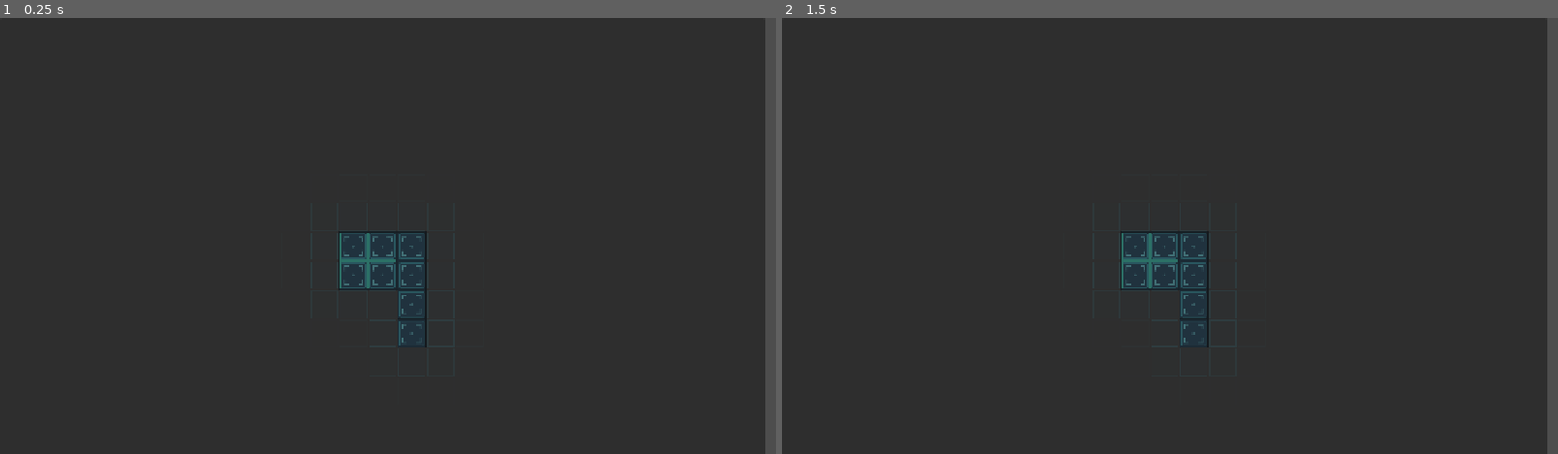
Above: before the commit, frames 1-2 (left to right).
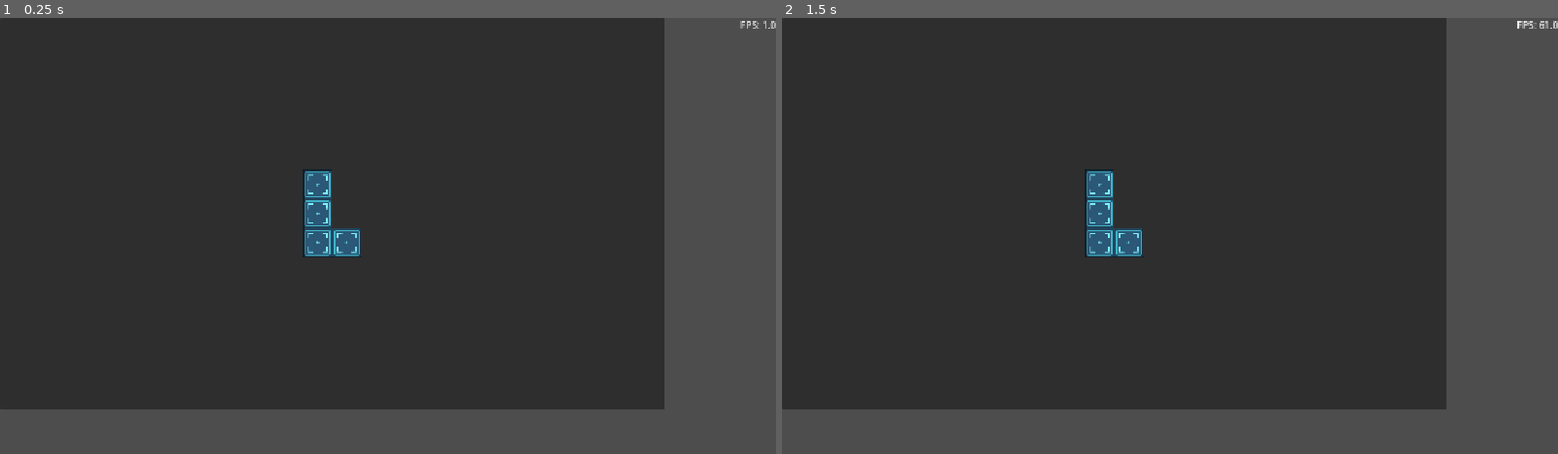
Above: after the commit, the same moments.

Repository: nekronomekron/cherenkov
Game: Godot game, scene res://src/core/scenes/main_game/main_game.tscn
Two runs of this game, one before a commit and one after it. Both use one fixed random seed, a clock stepped at 60 frames per second and the inputs below.
Inputs:
- Up to frame 1 (0.25 s): no input
- Up to frame 2 (1.5 s): tap Enter at 0.5 s

The runs differ from the first frame. In frame 1, 23% of the frame differs, in the area x 0-100%, y 0-100%; in frame 2, 23%.

Commit message:
Refactored ship builder

Diff:
--- a/project.godot
+++ b/project.godot
@@ -13,6 +13,7 @@
 config/name="Cherenkov"
 run/main_scene="uid://cd8eoqjmwlv0t"
 config/features=PackedStringArray("4.6", "GL Compatibility")
+run/max_fps=300
 config/icon="res://icon.svg"
 
 [display]
--- /dev/null
+++ b/src/core/scenes/base_scene.gd
@@ -0,0 +1,3 @@
+@abstract
+class_name BaseScene
+extends Node
--- a/src/core/scenes/main_game/main_game.gd
+++ b/src/core/scenes/main_game/main_game.gd
@@ -1,11 +1,11 @@
 class_name MainGame
 extends Node
 
-const SHIP_BUILDER: String = "uid://bksqgvr5a3rn6"
+const SHIP_BUILDER: String = "uid://d3pr3lkswe1u7"
 
 @onready var levelRoot: Node2D = %LevelRoot
 
-var _current_screen: ScreenBase = null
+var _current_screen: BaseScene = null
 
 # Called when the node enters the scene tree for the first time.
 func _ready() -> void:
@@ -14,13 +14,6 @@
 # Called every frame. 'delta' is the elapsed time since the previous frame.
 func _process(delta: float) -> void:
 	pass
-
-func _get_test_ship() -> Ship:
-	var ship = Ship.new()
-	ship.add_module("core_module", [Vector2i(0, 0), Vector2i(1, 0), Vector2i(0, 1), Vector2i(1, 1)], true)
-	ship.add_module("core_module", [Vector2i(2, 0), Vector2i(2, 1), Vector2i(2, 2), Vector2i(2, 3)], false)
-
-	return ship
 
 func load_screen(screen_uid: String) -> void:
 	_load_screen.call_deferred(screen_uid)
@@ -38,7 +31,7 @@
 		push_error("Could not load screen as PackedScene: " + screen_uid)
 		return
 
-	_current_screen = new_screen_packed.instantiate() as ScreenBase
+	_current_screen = new_screen_packed.instantiate() as BaseScene
 	if _current_screen == null:
 		push_error("Loaded screen is not of type ScreenBase or does not exist")
 		return
@@ -47,4 +40,6 @@
 
 	await get_tree().process_frame
 
-	_current_screen.setup(_get_test_ship())
+	if _current_screen is ShipScene:
+		# _current_screen.setup(_get_test_ship())
+		pass
--- a/src/core/scenes/main_game/main_game.tscn
+++ b/src/core/scenes/main_game/main_game.tscn
@@ -1,6 +1,7 @@
 [gd_scene format=3 uid="uid://cd8eoqjmwlv0t"]
 
 [ext_resource type="Script" uid="uid://gckm3qa22fyo" path="res://src/core/scenes/main_game/main_game.gd" id="1_fjgca"]
+[ext_resource type="PackedScene" uid="uid://cb2o708lwnvus" path="res://src/debug/debug_ui/fps_label.tscn" id="2_5uwrn"]
 
 [node name="MainGame" type="Node" unique_id=769294257]
 script = ExtResource("1_fjgca")
@@ -11,3 +12,25 @@
 
 [node name="LevelRoot" type="Node2D" parent="World" unique_id=423245191]
 unique_name_in_owner = true
+
+[node name="Debug" type="Node" parent="." unique_id=479448717]
+
+[node name="DebugUILayer" type="Control" parent="Debug" unique_id=783072023]
+layout_mode = 3
+anchors_preset = 15
+anchor_right = 1.0
+anchor_bottom = 1.0
+grow_horizontal = 2
+grow_vertical = 2
+
+[node name="VBoxContainer" type="VBoxContainer" parent="Debug/DebugUILayer" unique_id=1165394859]
+layout_mode = 1
+anchors_preset = 15
+anchor_right = 1.0
+anchor_bottom = 1.0
+grow_horizontal = 2
+grow_vertical = 2
+
+[node name="FpsLabel" parent="Debug/DebugUILayer/VBoxContainer" unique_id=2099871519 instance=ExtResource("2_5uwrn")]
+layout_mode = 2
+horizontal_alignment = 2
--- a/src/core/screen_base.gd
+++ b/src/core/scenes/ship_scene.gd
@@ -1,5 +1,5 @@
 @abstract
-class_name ScreenBase
-extends Node2D
+class_name ShipScene
+extends BaseScene
 
 @abstract func setup(ship: Ship) -> void
--- /dev/null
+++ b/src/debug/debug_ui/fps_label.gd
@@ -0,0 +1,5 @@
+extends Label
+
+# Called every frame. 'delta' is the elapsed time since the previous frame.
+func _process(delta: float) -> void:
+	text = "FPS: %s" % Engine.get_frames_per_second()
--- /dev/null
+++ b/src/debug/debug_ui/fps_label.tscn
@@ -0,0 +1,6 @@
+[gd_scene format=3 uid="uid://cb2o708lwnvus"]
+
+[ext_resource type="Script" uid="uid://bs1itv8w2mthh" path="res://src/debug/debug_ui/fps_label.gd" id="1_g1il8"]
+
+[node name="FpsLabel" type="Label" unique_id=2099871519]
+script = ExtResource("1_g1il8")
--- /dev/null
+++ b/src/gameplay/game_elements/ship_builder/ship_builder.gd
@@ -0,0 +1,144 @@
+extends Control
+
+@export_group("Ship Resources")
+@export var ship_types: Array[ShipResource] = []
+
+@export_group("Grid Settings")
+@export var grid_rows: int = 40
+@export var grid_cols: int = 40
+
+@export var cell_size: int = 48
+
+@export var grid_color := Color(0.32, 0.86, 1.0, 0.34)
+@export var module_border := Color(0.55, 0.85, 1.0, 0.85)
+@export var module_border_locked := Color(0.30, 0.97, 0.85, 0.95)
+
+@export_group("Zoom & Pan")
+@export var zoom_min: float = 0.45
+@export var zoom_max: float = 2.5
+
+@export var pan_pad: float = 70.0
+
+@export var pan: Vector2 = Vector2.ZERO:
+	get:
+		return pan
+	set(value):
+		pan = value
+
+@export var zoom: float = 1.0:
+	get:
+		return zoom
+	set(value):
+		zoom = value
+
+@onready var _view_root: Node2D = %ViewRoot
+@onready var _tiles_root: Node2D = %TilesRoot
+
+var _view_initialized := false
+
+var _ship_type: String
+var _modules: Array[ShipModule] = []
+
+# Called when the node enters the scene tree for the first time.
+func _ready() -> void:
+	_refresh()
+
+# Called every frame. 'delta' is the elapsed time since the previous frame.
+func _process(_delta: float) -> void:
+	pass
+
+func _on_resized() -> void:
+	if not _view_initialized:
+		_ensure_view()
+	else:
+		_clamp_pan()
+	_update_view()
+
+func _storage_bbox() -> Rect2:
+	if _modules.is_empty():
+		return Rect2(0, 0, cell_size, cell_size)
+
+	var min_x := 1.0e20
+	var min_y := 1.0e20
+	var max_x := -1.0e20
+	var max_y := -1.0e20
+	for module in _modules:
+		for cell in module.cells:
+			min_x = min(min_x, cell.x)
+			min_y = min(min_y, cell.y)
+			max_x = max(max_x, cell.x + 1)
+			max_y = max(max_y, cell.y + 1)
+
+	return Rect2(min_x * cell_size, min_y * cell_size, (max_x - min_x) * cell_size, (max_y - min_y) * cell_size)
+
+func _ensure_view() -> void:
+	if _view_initialized or size.x <= 0.0:
+		return
+
+	var bb := _storage_bbox()
+	var center_world := bb.position + bb.size / 2.0
+
+	pan = size / 2.0 - center_world * zoom
+	_view_initialized = true
+
+func _update_view() -> void:
+	if _view_root != null:
+		_view_root.position = pan
+		_view_root.scale = Vector2(zoom, zoom)
+
+func _clamp_pan() -> void:
+	if size.x <= 0.0 or size.y <= 0.0:
+		return
+
+	var bb := _storage_bbox()
+	var center_world := bb.position + bb.size / 2.0
+	var center_screen := center_world * zoom + pan
+
+	var clamped := Vector2(
+		clampf(center_screen.x, pan_pad, max(pan_pad, size.x - pan_pad)),
+		clampf(center_screen.y, pan_pad, max(pan_pad, size.y - pan_pad)))
+
+	pan += clamped - center_screen
+
+func _get_module_resource_for_type(module_type: String) -> ModuleResource:
+	for ship_type in ship_types:
+		if ship_type.type_name != _ship_type:
+			continue
+
+		for module_resource in ship_type.modules:
+			if module_resource.type_name == module_type:
+				return module_resource
+
+	return null
+
+func _refresh() -> void:
+	if _tiles_root == null || _ship_type == null:
+		return
+
+	for child in _tiles_root.get_children():
+		_tiles_root.remove_child(child)
+		child.queue_free()
+
+	for module in _modules:
+		var module_resource = _get_module_resource_for_type(module.type)
+
+		if module_resource == null:
+			continue
+
+		var texture = module_resource.sprite_frames.get_frame_texture("default", 0)
+		var frame_size = texture.get_size()
+		var cell_scaling = Vector2(cell_size / frame_size.x, cell_size / frame_size.y)
+
+		for cell in module.cells:
+			var sprite = AnimatedSprite2D.new()
+			sprite.sprite_frames = module_resource.sprite_frames
+			sprite.play("default")
+			sprite.scale = cell_scaling
+			sprite.position = Vector2(cell.x * cell_size + cell_size / 2.0, cell.y * cell_size + cell_size / 2.0)
+			_tiles_root.add_child(sprite)
+
+func load_from_ship(ship: Ship) -> void:
+	_ship_type = ship.type
+	_modules = ship.get_modules().duplicate()
+
+	_refresh()
--- /dev/null
+++ b/src/gameplay/game_elements/ship_builder/ship_builder.tscn
@@ -0,0 +1,19 @@
+[gd_scene format=3 uid="uid://cpauorwl6775a"]
+
+[ext_resource type="Script" uid="uid://bqa6ugftdupfx" path="res://src/gameplay/game_elements/ship_builder/ship_builder.gd" id="1_bpk40"]
+[ext_resource type="Script" uid="uid://d82cwuxd4vgv" path="res://src/gameplay/game_objects/ship/resource_definitions/ship_resource.gd" id="2_4v73r"]
+[ext_resource type="Resource" uid="uid://bfikfl4gpmhti" path="res://src/resources/ship/basic_ship.tres" id="3_kl4t7"]
+
+[node name="ShipBuilder" type="Control" unique_id=1027819025]
+layout_mode = 3
+anchors_preset = 0
+script = ExtResource("1_bpk40")
+ship_types = Array[ExtResource("2_4v73r")]([ExtResource("3_kl4t7")])
+
+[node name="ViewRoot" type="Node2D" parent="." unique_id=768155031]
+unique_name_in_owner = true
+
+[node name="TilesRoot" type="Node2D" parent="ViewRoot" unique_id=1309965318]
+unique_name_in_owner = true
+
+[connection signal="resized" from="." to="." method="_on_resized"]
--- a/src/gameplay/game_objects/ship/module_resource.gd
+++ b/src/gameplay/game_objects/ship/resource_definitions/module_resource.gd
@@ -3,4 +3,4 @@
 
 @export var type_name: String
 
-@export var texture: Texture
+@export var sprite_frames: SpriteFrames
--- /dev/null
+++ b/src/gameplay/game_objects/ship/resource_definitions/ship_resource.gd
@@ -0,0 +1,6 @@
+class_name ShipResource
+extends Resource
+
+@export var type_name: String
+
+@export var modules: Array[ModuleResource] = []
--- a/src/gameplay/game_objects/ship/ship.gd
+++ b/src/gameplay/game_objects/ship/ship.gd
@@ -1,13 +1,17 @@
 class_name Ship
 
-var _modules: Array = []
+var type: String
 
-func add_module(type: String, cells: Array[Vector2i], locked: bool) -> void:
-	_modules.append({
-		"type": type,
-		"cells": cells.duplicate(),
-		"locked": locked
-	})
+var _modules: Array[ShipModule] = []
+
+func add_module(type: String, cells: Array[Vector2i], is_core_module: bool) -> void:
+	var module: ShipModule = ShipModule.new()
+
+	module.is_core_module = is_core_module
+	module.cells = cells.duplicate()
+	module.type = type
+
+	_modules.append(module)
 
 func get_modules() -> Array:
 	return _modules
--- /dev/null
+++ b/src/gameplay/game_objects/ship/ship_module.gd
@@ -0,0 +1,7 @@
+class_name ShipModule
+
+var is_core_module: bool = false
+
+var cells: Array[Vector2i] = []
+
+var type: String
--- a/src/gameplay/screens/ship_builder/ship_builder.gd
+++ /dev/null
@@ -1,158 +0,0 @@
-extends ScreenBase
-
-@export_group("Ship Resources")
-@export var ship_modules: Array[ModuleResource] = []
-
-@export_group("Grid Settings")
-@export var grid_rows: int = 40
-@export var grid_cols: int = 40
-
-@export var cell_size: int = 48
-
-@export_group("Zoom & Pan")
-@export var zoom_min: float = 0.45
-@export var zoom_max: float = 2.5
-
-@export var pan_pad: float = 70.0
-
-@export var pan: Vector2 = Vector2.ZERO:
-	get:
-		return pan
-	set(value):
-		pan = value
-
-@export var zoom: float = 1.0:
-	get:
-		return zoom
-	set(value):
-		zoom = value
-
-var _view_initialized := false
-
-var _storage_cells := {}
-
-var _storage_pieces := []
-# Platzierte Items: { uid, data, origin: Vector2i, local_cells: Array[Vector2i], rot: int }
-var _items := []
-# Belegung der Zellen durch Items: Vector2i -> uid
-var _occupancy := {}
-
-# Vorschau waehrend Drag & Drop
-var _preview_cells := []
-var _preview_valid := false
-var _preview_active := false
-
-func setup(ship: Ship) -> void:
-	var origin := Vector2i(grid_cols / 2 - 1, grid_rows / 2 - 1)
-
-	for module in ship.get_modules():
-		var world_cell: Array = []
-		for cell in module.cells:
-			world_cell.append(origin + cell)
-
-		_add_module(module.type, world_cell, module.locked)
-
-	queue_redraw()
-
-func _add_module(type: String, cells: Array, locked: bool) -> void:
-	_storage_pieces.append({"type": type, "cells": cells.duplicate(), "locked": locked})
-	for cell in cells:
-		_storage_cells[cell] = true
-
-func _on_resized() -> void:
-	queue_redraw()
-
-func _modules_bbox() -> Rect2:
-	if _storage_cells.is_empty():
-		return Rect2(0, 0, cell_size, cell_size)
-	var min_x := 1.0e20
-	var min_y := 1.0e20
-	var max_x := -1.0e20
-	var max_y := -1.0e20
-	for cell in _storage_cells:
-		min_x = min(min_x, cell.x)
-		min_y = min(min_y, cell.y)
-		max_x = max(max_x, cell.x + 1)
-		max_y = max(max_y, cell.y + 1)
-	return Rect2(min_x * cell_size, min_y * cell_size, (max_x - min_x) * cell_size, (max_y - min_y) * cell_size)
-
-func in_bounds(c: Vector2i) -> bool:
-	return c.x >= 0 and c.y >= 0 and c.x < grid_cols and c.y < grid_rows
-
-func _ensure_view() -> void:
-	var canvas: Control = %Canvas
-
-	if _view_initialized or canvas.size.x <= 0.0:
-		return
-	var bb := _modules_bbox()
-	var center_world := bb.position + bb.size / 2.0
-	pan = canvas.size / 2.0 - center_world * zoom
-	_view_initialized = true
-
-func _compute_halo() -> Dictionary:
-	var halo := {}
-	for sc in _storage_cells:
-		for dy in range(-2, 3):
-			for dx in range(-2, 3):
-				if dx == 0 and dy == 0:
-					continue
-				var cell: Vector2i = sc + Vector2i(dx, dy)
-				if _storage_cells.has(cell) or not in_bounds(cell):
-					continue
-				var d := sqrt(float(dx * dx + dy * dy))
-				var a := clampf((2.3 - d) / 1.3, 0.0, 1.0) * 0.5
-				if a <= 0.01:
-					continue
-				halo[cell] = maxf(halo.get(cell, 0.0), a)
-	return halo
-
-func _cell_rect(cell: Vector2i, cs: float) -> Rect2:
-	return Rect2(Vector2(cell.x * cell_size, cell.y * cell_size) * zoom + pan, Vector2(cs, cs))
-
-func _resource_for_module_type(type: String) -> ModuleResource:
-	for module_resource in ship_modules:
-		if module_resource.type_name == type:
-			return module_resource
-
-	return null
-
-func _draw() -> void:
-	_ensure_view()
-
-	var zoomed_cell_size := cell_size * zoom
-
-	# Angedeutete freie Andock-Zellen rund um die Module (dezenter Geister-Slot).
-	var halo := _compute_halo()
-	for cell in halo:
-		var a: float = halo[cell]
-		var rect := _cell_rect(cell, zoomed_cell_size).grow(-2.0)
-		draw_rect(rect, Color(0.20, 0.55, 0.65, a * 0.10), true)
-		draw_rect(rect, Color(0.32, 0.82, 0.92, a * 0.5), false, maxf(1.0, zoom))
-
-	# Stauraum-Zellen (Tile-Textur).
-	for module in _storage_pieces:
-		var module_resource = _resource_for_module_type(module.type)
-
-		if module_resource == null:
-			continue
-
-		for cell in module.cells:
-			draw_texture_rect(module_resource.texture, _cell_rect(cell, zoomed_cell_size), false)
-
-	# Verankerten Start-Stauraum hervorheben.
-	for pc in _storage_pieces:
-		if pc.locked:
-			for cell in pc.cells:
-				var r := _cell_rect(cell, zoomed_cell_size)
-				draw_rect(Rect2(r.position + Vector2(2, 2), r.size - Vector2(4, 4)), Color(0.28, 0.95, 0.85), false, maxf(1.5, 2.0 * zoom))
-
-	# Platzierte Items (Sprite ueber die Bounding-Box, gedreht).
-	# for it in items:
-	# 	var top_left := Vector2(it.origin.x * CELL, it.origin.y * CELL) * zoom + pan
-	# 	ItemArt.draw_piece(self, ItemDB.Kind.ITEM, it.data.tex, it.data.cells, it.local_cells, top_left, cs, it.rot)
-
-	# Vorschau (gruen = moeglich, rot = nicht moeglich).
-	# if preview_active:
-	#	var col := Color(0.20, 0.90, 0.30, 0.45) if preview_valid else Color(0.95, 0.20, 0.20, 0.45)
-	#	for wc in preview_cells:
-	#		draw_rect(_cell_rect(wc, cs), col, true)
--- a/src/gameplay/screens/ship_builder/ship_builder.tscn
+++ /dev/null
@@ -1,17 +0,0 @@
-[gd_scene format=3 uid="uid://bksqgvr5a3rn6"]
-
-[ext_resource type="Script" uid="uid://b0421ofinh8d8" path="res://src/gameplay/screens/ship_builder/ship_builder.gd" id="1_8b3tn"]
-[ext_resource type="Script" uid="uid://fbfvu6ure44" path="res://src/gameplay/game_objects/ship/module_resource.gd" id="2_a06mv"]
-[ext_resource type="Resource" uid="uid://86x6y4t4wf28" path="res://src/resources/ship/modules/core_module.tres" id="3_r381k"]
-
-[node name="ShipBuilder" type="Node2D" unique_id=1761826666]
-script = ExtResource("1_8b3tn")
-ship_modules = Array[ExtResource("2_a06mv")]([ExtResource("3_r381k")])
-
-[node name="PanelContainer" type="PanelContainer" parent="." unique_id=532390568]
-offset_right = 1262.0
-offset_bottom = 898.0
-
-[node name="Canvas" type="Control" parent="PanelContainer" unique_id=1075462179]
-unique_name_in_owner = true
-layout_mode = 2
--- /dev/null
+++ b/src/gameplay/screens/ship_builder/shipbuilder_test.gd
@@ -0,0 +1,19 @@
+extends BaseScene
+
+@onready var ship_builder = $PanelContainer/ShipBuilder
+
+# Called when the node enters the scene tree for the first time.
+func _ready() -> void:
+	var ship = Ship.new()
+	ship.type = "basic"
+
+	ship.add_module("core_module", [Vector2i(0, 0)], false)
+	ship.add_module("core_module", [Vector2i(0, 1)], false)
+	ship.add_module("core_module", [Vector2i(0, 2)], false)
+	ship.add_module("core_module", [Vector2i(1, 2)], false)
+
+	ship_builder.load_from_ship(ship)
+
+# Called every frame. 'delta' is the elapsed time since the previous frame.
+func _process(delta: float) -> void:
+	pass
--- /dev/null
+++ b/src/gameplay/screens/ship_builder/shipbuilder_test.tscn
@@ -0,0 +1,14 @@
+[gd_scene format=3 uid="uid://d3pr3lkswe1u7"]
+
+[ext_resource type="PackedScene" uid="uid://cpauorwl6775a" path="res://src/gameplay/game_elements/ship_builder/ship_builder.tscn" id="1_qqdnq"]
+[ext_resource type="Script" uid="uid://bk3uc57pqk2i6" path="res://src/gameplay/screens/ship_builder/shipbuilder_test.gd" id="1_ycqxo"]
+
+[node name="ShipbuilderTest" type="Node" unique_id=551412424]
+script = ExtResource("1_ycqxo")
+
+[node name="PanelContainer" type="PanelContainer" parent="." unique_id=1420474172]
+offset_right = 1096.0
+offset_bottom = 646.0
+
+[node name="ShipBuilder" parent="PanelContainer" unique_id=1027819025 instance=ExtResource("1_qqdnq")]
+layout_mode = 2
--- /dev/null
+++ b/src/resources/ship/basic_ship.tres
@@ -0,0 +1,11 @@
+[gd_resource type="Resource" script_class="ShipResource" format=3 uid="uid://bfikfl4gpmhti"]
+
+[ext_resource type="Script" uid="uid://fbfvu6ure44" path="res://src/gameplay/game_objects/ship/resource_definitions/module_resource.gd" id="1_1pada"]
+[ext_resource type="Script" uid="uid://d82cwuxd4vgv" path="res://src/gameplay/game_objects/ship/resource_definitions/ship_resource.gd" id="2_eeiyr"]
+[ext_resource type="Resource" uid="uid://86x6y4t4wf28" path="res://src/resources/ship/modules/core_module.tres" id="2_t2k0n"]
+
+[resource]
+script = ExtResource("2_eeiyr")
+type_name = "basic"
+modules = Array[ExtResource("1_1pada")]([ExtResource("2_t2k0n")])
+metadata/_custom_type_script = "uid://d82cwuxd4vgv"
--- a/src/resources/ship/modules/core_module.tres
+++ b/src/resources/ship/modules/core_module.tres
@@ -1,10 +1,21 @@
 [gd_resource type="Resource" script_class="ModuleResource" format=3 uid="uid://86x6y4t4wf28"]
 
-[ext_resource type="Script" uid="uid://fbfvu6ure44" path="res://src/gameplay/game_objects/ship/module_resource.gd" id="1_s157s"]
+[ext_resource type="Script" uid="uid://fbfvu6ure44" path="res://src/gameplay/game_objects/ship/resource_definitions/module_resource.gd" id="1_a7t22"]
 [ext_resource type="Texture2D" uid="uid://u10t3in6lh6a" path="res://assets/art/ship/modules/core_module.svg" id="2_nsxjq"]
 
+[sub_resource type="SpriteFrames" id="SpriteFrames_a7t22"]
+animations = [{
+"frames": [{
+"duration": 1.0,
+"texture": ExtResource("2_nsxjq")
+}],
+"loop": true,
+"name": &"default",
+"speed": 5.0
+}]
+
 [resource]
-script = ExtResource("1_s157s")
+script = ExtResource("1_a7t22")
 type_name = "core_module"
-texture = ExtResource("2_nsxjq")
+sprite_frames = SubResource("SpriteFrames_a7t22")
 metadata/_custom_type_script = "uid://fbfvu6ure44"
Renamed: src/core/screen_base.gd.uid -> src/core/scenes/base_scene.gd.uid
Not shown, added: src/core/scenes/ship_scene.gd.uid
Not shown, added: src/debug/debug_ui/fps_label.gd.uid
Not shown, added: src/gameplay/game_elements/ship_builder/ship_builder.gd.uid
Renamed: src/gameplay/game_objects/ship/module_resource.gd.uid -> src/gameplay/game_objects/ship/resource_definitions/module_resource.gd.uid
Not shown, added: src/gameplay/game_objects/ship/resource_definitions/ship_resource.gd.uid
Not shown, added: src/gameplay/game_objects/ship/ship_module.gd.uid
Not shown, removed: src/gameplay/screens/ship_builder/ship_builder.gd.uid
Not shown, added: src/gameplay/screens/ship_builder/shipbuilder_test.gd.uid
